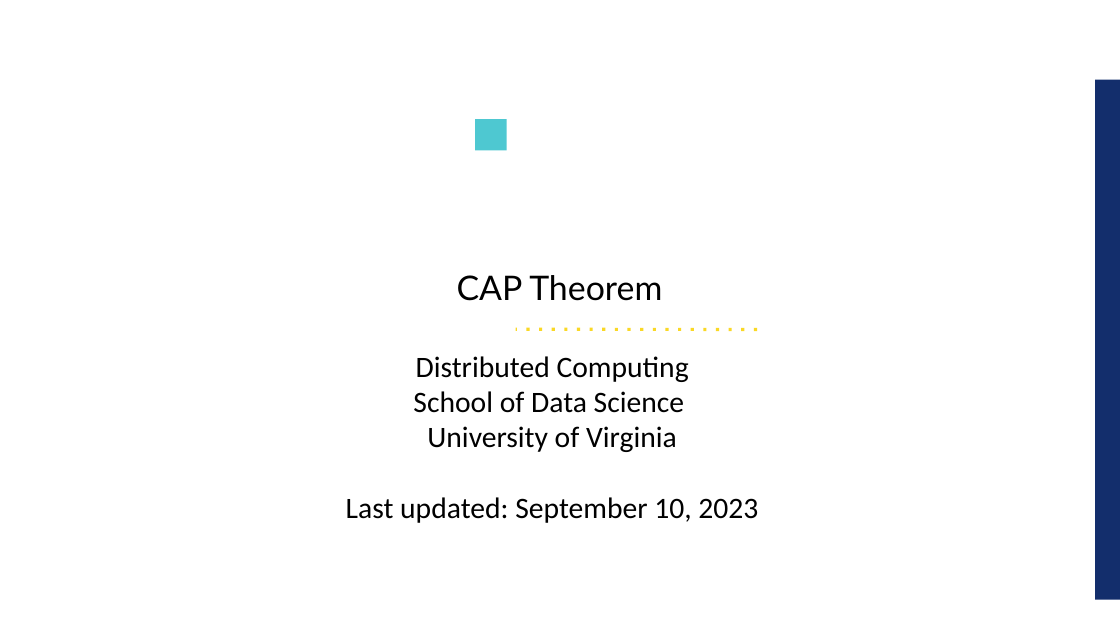
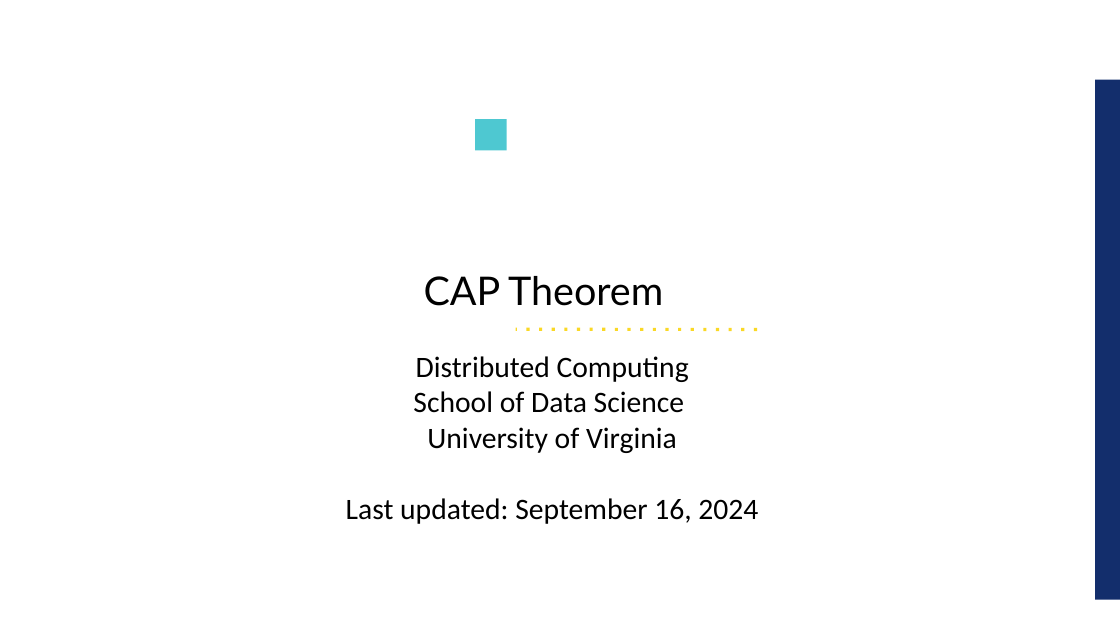
Before and after one commit to UVADS/distributed_computing, a slide deck: slide 1 of 03_dataframes_and_spark_sql/cap_theorem.ppt. Drawn at 1120x630 pixels with LibreOffice and Linux fonts; fonts in the diff are those of the drawing; background and template pictures are left out. Boxes give left, top, right and bottom in pixels: in the first picture for what was removed or moved away, otherwise in the second. Text is boxed around its words. In the diff, an @@ line names an element or a change of style, - is before the commit and + after.

Commit message:
updates to CAP theorem

```diff
--- a/03_dataframes_and_spark_sql/cap_theorem.ppt
+++ b/03_dataframes_and_spark_sql/cap_theorem.ppt
@@ title "CAP Theorem": place and size @@
-title "CAP Theorem" at [457,275,662,301]
+title "CAP Theorem" at [424,276,663,306]
@@ title "CAP Theorem" at [424,276,663,306]: size 24 to 28 pt @@
@@ text at [346,498,758,524]: text changed @@
-Last updated: September 10, 2023
+Last updated: September 16, 2024
```
Also in this commit, not shown: 5 other slides changed, 7 slides added, 2 other files.
